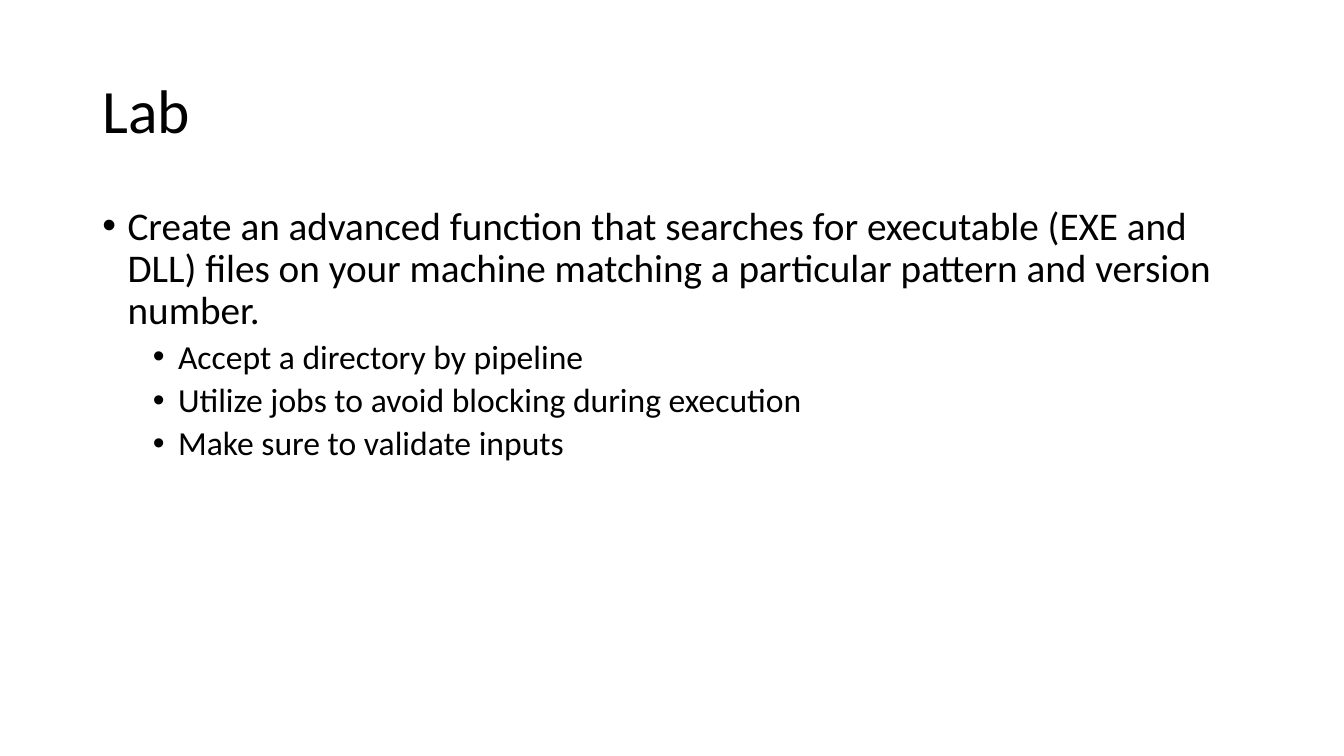
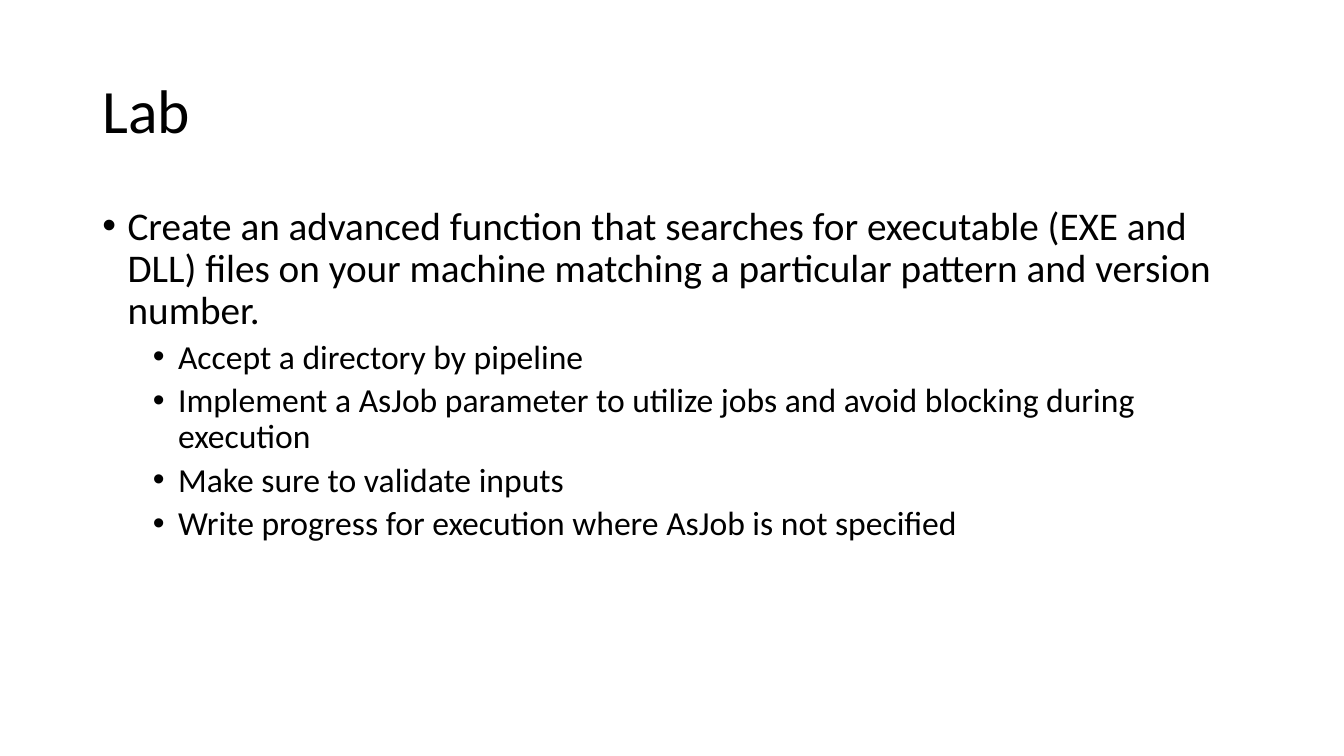
Before and after one commit to adamdriscoll/Presentations, a slide deck: slide 20 of IVNUA/3 - PowerShell Advanced Scripting/PowerShell Advanced Scripting.pptx. Drawn at 1344x756 pixels with LibreOffice and Linux fonts; fonts in the diff are those of the drawing; background and template pictures are left out. Boxes give left, top, right and bottom in pixels: in the first picture for what was removed or moved away, otherwise in the second. Text is boxed around its words. In the diff, an @@ line names an element or a change of style, - is before the commit and + after.

```diff
--- a/IVNUA/3 - PowerShell Advanced Scripting/PowerShell Advanced Scripting.pptx
+++ b/IVNUA/3 - PowerShell Advanced Scripting/PowerShell Advanced Scripting.pptx
@@ text at (x1=178, y1=388, x2=1134, y2=449): text changed @@
-  • Utilize jobs to avoid blocking during execution
+  • Implement a AsJob parameter to utilize jobs and avoid blocking during execution
@@ text at (x1=178, y1=511, x2=957, y2=541): paragraph added @@
+  • Write progress for execution where AsJob is not specified
```
Also in this commit, not shown: 6 other slides changed, 2 other files.
